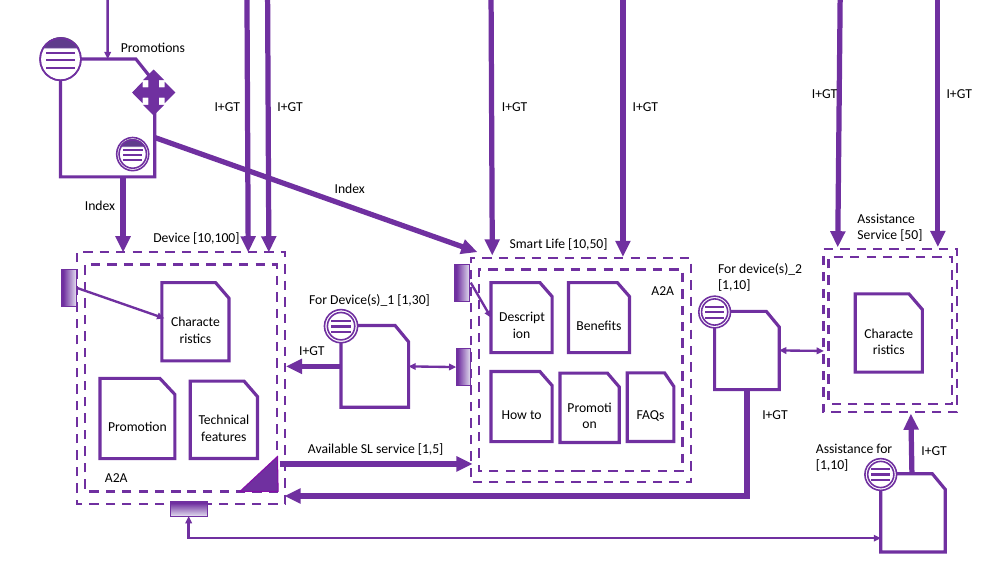
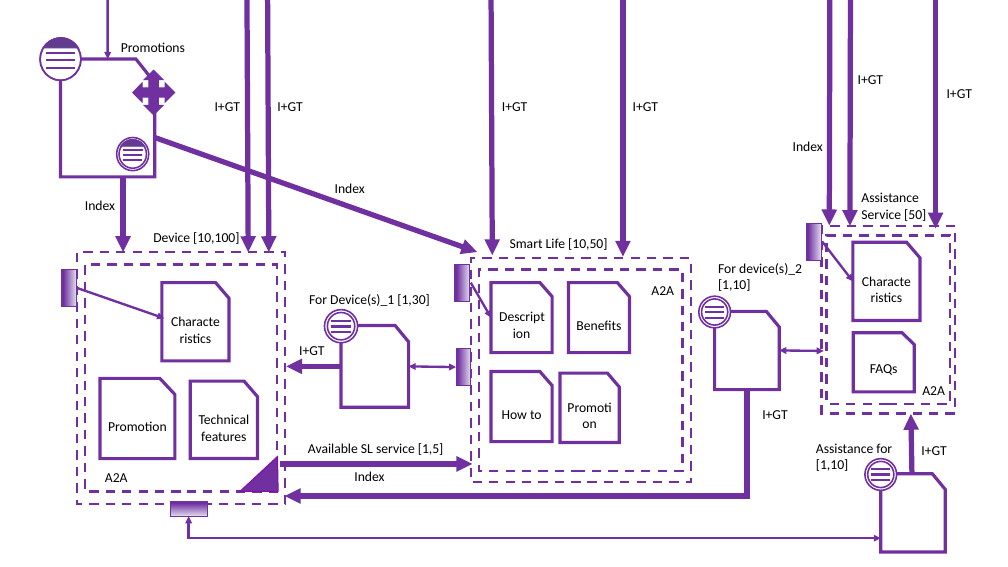
Before and after one commit to AlessandroPozzi/HypermediaProject2016-PozziRomani, a slide deck: slide 7 of Drafts & Material/IDM Models.pptx. Drawn at 1008x567 pixels with LibreOffice and Linux fonts; fonts in the diff are those of the drawing. Boxes give left, top, right and bottom in pixels: in the first picture for what was removed or moved away, otherwise in the second. Text is boxed around its words. In the diff, an @@ line names an element or a change of style, - is before the commit and + after.

```diff
--- a/Drafts & Material/IDM Models.pptx
+++ b/Drafts & Material/IDM Models.pptx
@@ arrow added from (830, 0) to (830, 225), #7030A0 5 pt @@
@@ arrow moved from (840, 0) - (838, 247) to (851, 0) - (850, 226) @@
@@ arrow moved from (938, 0) - (938, 247) to (936, 0) - (936, 228) @@
@@ text "I+GT" rewrapped from (x1=812, y1=87, x2=837, y2=103) to (x1=858, y1=75, x2=883, y2=84) @@
@@ text added at (x1=793, y1=141, x2=823, y2=151), 13 pt, text #000000 @@
+Index
@@ text "Assistance" moved from (x1=857, y1=213, x2=922, y2=241) to (x1=861, y1=192, x2=926, y2=221) @@
@@ rectangle added at (x1=807, y1=223, x2=821, y2=260), fill gradient #7030A0 to #CEC1E2 to #E7E1F0, outline #7030A0 1 pt @@
@@ rectangle resized from (x1=823, y1=249, x2=957, y2=412) to (x1=822, y1=226, x2=956, y2=414) @@
@@ rectangle resized from (x1=829, y1=257, x2=953, y2=405) to (x1=827, y1=235, x2=951, y2=404) @@
@@ arrow added from (823, 242) to (853, 281), #7030A0 2.25 pt @@
@@ flow chart punched card "Characteristics" moved from (x1=855, y1=294, x2=923, y2=372) to (x1=853, y1=242, x2=920, y2=320) @@
@@ flow chart punched card "FAQs" resized from (x1=628, y1=373, x2=675, y2=442) to (x1=854, y1=333, x2=915, y2=392) @@
@@ text added at (x1=922, y1=386, x2=945, y2=395), 13 pt, text #000000 @@
+A2A
@@ text added at (x1=354, y1=471, x2=384, y2=481), 13 pt, text #000000 @@
+Index
```
Also in this commit, not shown: 1 other slide changed, 1 other file.
